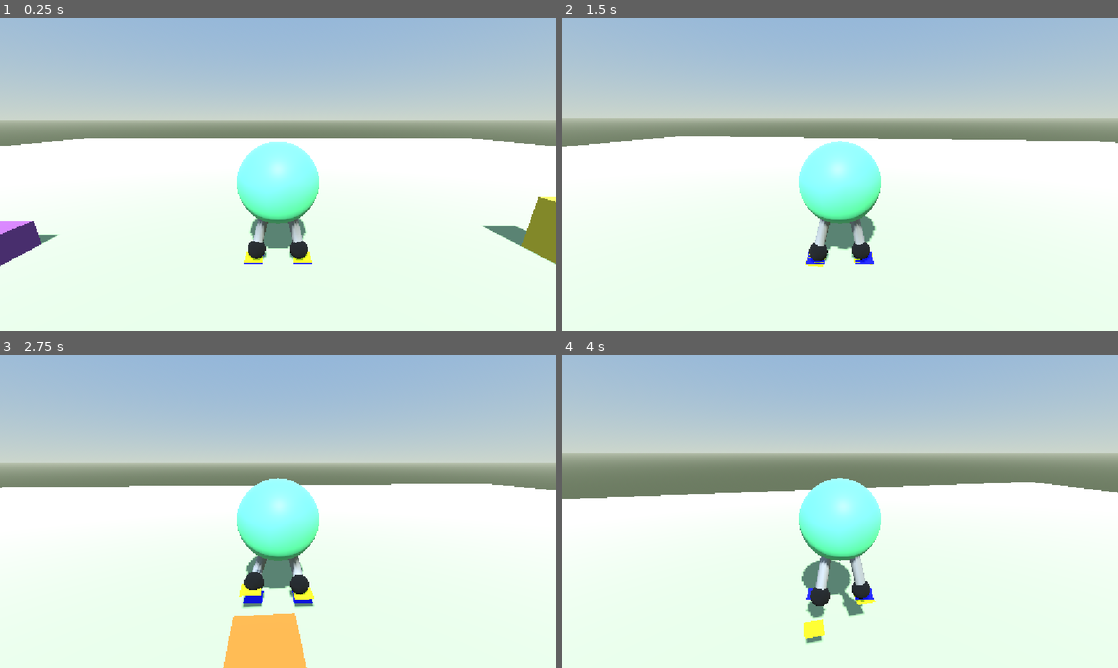
Above: before the commit, frames 1-4 (two rows, left to right).
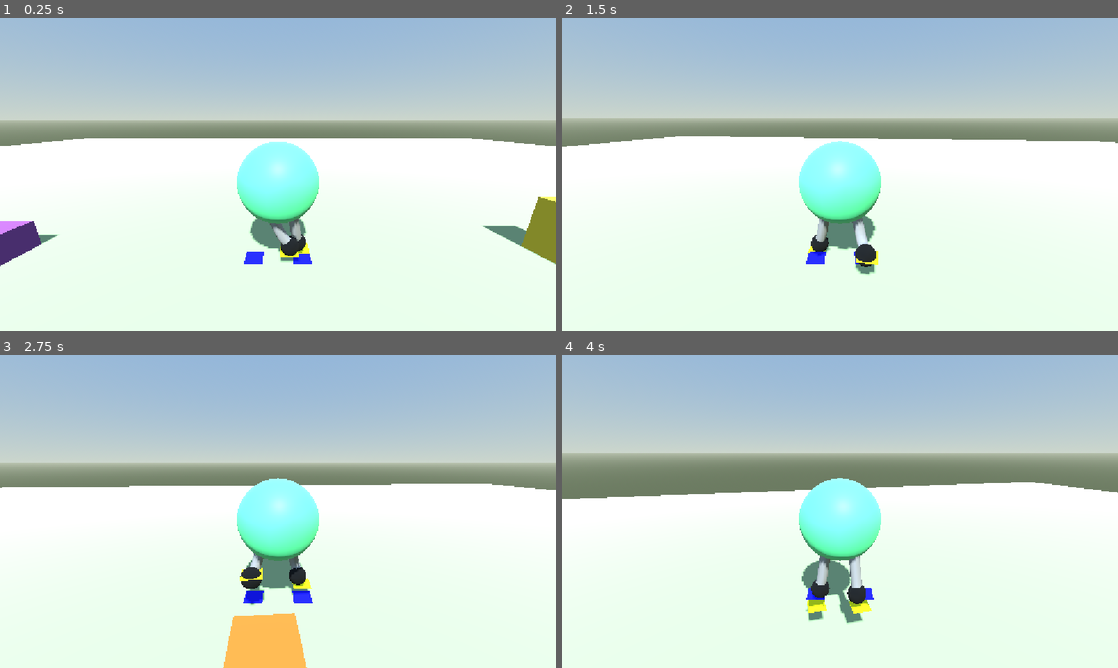
Above: after the commit, the same moments.

Repository: ar-bh/slingshot-boy
Game: Godot game, scene res://player/game.tscn
Two runs of this game, one before a commit and one after it. Both use one fixed random seed, a clock stepped at 60 frames per second and the inputs below.
Inputs (mouse positions are in pixels of both pictures, inside the frame that each line leads up to):
- Up to frame 1 (0.25 s): no input
- Up to frame 2 (1.5 s): tap Enter at 0.5 s; move the mouse to (867, 174) at 0.52 s; hold W (move_forward) from 0.53 s (still down); tap Alt at 0.6 s; tap Space (jump) at 0.77 s; move the mouse to (812, 174) at 1.27 s; tap Shift at 1.35 s
- Up to frame 3 (2.75 s): keep holding W (move_forward); tap Space (jump) at 1.52 s; move the mouse to (289, 505) at 2.02 s; tap Alt at 2.1 s
- Up to frame 4 (4 s): keep holding W (move_forward); move the mouse to (834, 517) at 2.77 s; tap Shift at 2.85 s; tap Space (jump) at 3.02, 3.77 s; move the mouse to (878, 514) at 3.52 s; tap Alt at 3.6 s

The runs differ from the first frame. In frame 1, 0.8% of the frame differs, in the area x 43-57%, y 64-79%; in frame 2, 0.7%; in frame 3, 0.8%; in frame 4, 1.2%, in the area x 43-57%, y 64-93%.

Commit message:
better procanim prototype, short legs

Diff:
--- a/player/legs.gd
+++ b/player/legs.gd
@@ -7,6 +7,13 @@
 
 @export_group("Proc Anim")
 @export var distance_threshold := 1.0
+@export var step_time := 0.2
+@export var step_height := 0.25
+@export var step_reach := 0.45
+
+var _left_tween: Tween
+var _right_tween: Tween
+var _step_left := true
 
 var _thickness_applied := 999.0
 
@@ -41,10 +48,77 @@
 	left_constant_pos = left_constant.global_position
 	right_constant_pos = right_constant.global_position
 
-	if left_constant.global_position.distance_to(left_foot_target.global_position) > distance_threshold:
-		left_foot_target.global_position = left_constant.global_position
-	if right_constant.global_position.distance_to(right_foot_target.global_position) > distance_threshold:
-		right_foot_target.global_position = right_constant.global_position
+	var left_busy := _left_tween != null and _left_tween.is_running()
+	var right_busy := _right_tween != null and _right_tween.is_running()
+	if left_busy or right_busy:
+		return
+
+	var left_due := left_constant.global_position.distance_to(left_foot_target.global_position) > distance_threshold
+	var right_due := right_constant.global_position.distance_to(right_foot_target.global_position) > distance_threshold
+
+	if _step_left and left_due:
+		var from: Vector3 = left_foot_target.global_position
+		var forward := skeleton.global_basis.z
+		forward.y = 0.0
+		forward = forward.normalized()
+		var travel := from.distance_to(left_constant.global_position + forward * step_reach)
+		var lift := step_height * travel / distance_threshold
+		_left_tween = create_tween()
+		_left_tween.tween_method(func(t: float) -> void:
+			var step_forward := skeleton.global_basis.z
+			step_forward.y = 0.0
+			step_forward = step_forward.normalized()
+			var aim := left_constant.global_position + step_forward * step_reach
+			var pos := from.lerp(aim, t)
+			var tuck := sin(t * PI)
+			var hip := skeleton.to_global(_bone_pos("LeftHip"))
+			pos = pos.lerp(Vector3(hip.x, pos.y, hip.z), tuck * 0.35)
+			pos.y += tuck * lift
+			left_foot_target.global_position = pos
+		, 0.0, 1.0, step_time)
+		_step_left = false
+	elif right_due:
+		var from: Vector3 = right_foot_target.global_position
+		var forward := skeleton.global_basis.z
+		forward.y = 0.0
+		forward = forward.normalized()
+		var travel := from.distance_to(right_constant.global_position + forward * step_reach)
+		var lift := step_height * travel / distance_threshold
+		_right_tween = create_tween()
+		_right_tween.tween_method(func(t: float) -> void:
+			var step_forward := skeleton.global_basis.z
+			step_forward.y = 0.0
+			step_forward = step_forward.normalized()
+			var aim := right_constant.global_position + step_forward * step_reach
+			var pos := from.lerp(aim, t)
+			var tuck := sin(t * PI)
+			var hip := skeleton.to_global(_bone_pos("RightHip"))
+			pos = pos.lerp(Vector3(hip.x, pos.y, hip.z), tuck * 0.35)
+			pos.y += tuck * lift
+			right_foot_target.global_position = pos
+		, 0.0, 1.0, step_time)
+		_step_left = true
+	elif left_due:
+		var from: Vector3 = left_foot_target.global_position
+		var forward := skeleton.global_basis.z
+		forward.y = 0.0
+		forward = forward.normalized()
+		var travel := from.distance_to(left_constant.global_position + forward * step_reach)
+		var lift := step_height * travel / distance_threshold
+		_left_tween = create_tween()
+		_left_tween.tween_method(func(t: float) -> void:
+			var step_forward := skeleton.global_basis.z
+			step_forward.y = 0.0
+			step_forward = step_forward.normalized()
+			var aim := left_constant.global_position + step_forward * step_reach
+			var pos := from.lerp(aim, t)
+			var tuck := sin(t * PI)
+			var hip := skeleton.to_global(_bone_pos("LeftHip"))
+			pos = pos.lerp(Vector3(hip.x, pos.y, hip.z), tuck * 0.35)
+			pos.y += tuck * lift
+			left_foot_target.global_position = pos
+		, 0.0, 1.0, step_time)
+		_step_left = false
 
 #region tubes
 func _on_skeleton_updated() -> void:
@@ -53,9 +127,9 @@
 	_set_curve(right_path, "RightHip", "RightKnee", $"../RightShoe/MeshInstance3D")
 
 func _set_curve(path: Path3D, hip_name: String, knee_name: String, shoe: Node3D) -> void:
-	var hip := _bone_pos(hip_name)
+	var hip := _bone_pos(hip_name) + Vector3(0.0, 0.4, 0.0)
 	var knee := _bone_pos(knee_name)
-	var foot := skeleton.to_local(shoe.global_position)
+	var foot := skeleton.to_local(shoe.global_position) + Vector3(0.0, 0.12, 0.0)
 	var control := 2.0 * knee - 0.5 * (hip + foot)
 	var curve := path.curve
 	var steps := 12
--- a/player/slingshot_boy.gd
+++ b/player/slingshot_boy.gd
@@ -11,7 +11,7 @@
 
 @onready var _pivot: Node3D = $CameraPivot
 @onready var _pitch_pivot: Node3D = $CameraPivot/Pitch
-@onready var _model: Node3D = $SlingshotMesh
+@onready var _model: Node3D = $SlingshotBody
 
 
 func _ready() -> void:
--- a/player/slingshot_boy.tscn
+++ b/player/slingshot_boy.tscn
@@ -50,10 +50,10 @@
 [node name="SlingshotBoy" type="CharacterBody3D" unique_id=1205031818]
 script = ExtResource("1_bsi02")
 
-[node name="SlingshotMesh" parent="." unique_id=528869564 instance=ExtResource("2_ekwqv")]
+[node name="SlingshotBody" parent="." unique_id=528869564 instance=ExtResource("2_ekwqv")]
 transform = Transform3D(1, 0, 0, 0, 1, 0, 0, 0, 1, 0, 2.2018938, 0)
 
-[node name="Skeleton" type="Skeleton3D" parent="SlingshotMesh" unique_id=1521935051]
+[node name="Skeleton" type="Skeleton3D" parent="SlingshotBody" unique_id=1521935051]
 bones/0/name = "LeftHip"
 bones/0/parent = -1
 bones/0/rest = Transform3D(1, 0, 0, 0, 1, 0, 0, 0, 1, -0.318997, -0.787567, 0)
@@ -97,32 +97,31 @@
 bones/5/rotation = Quaternion(0, 0, 0, 1)
 bones/5/scale = Vector3(1, 1, 1)
 
-[node name="LeftShoe" type="BoneAttachment3D" parent="SlingshotMesh/Skeleton" unique_id=414329660]
+[node name="LeftShoe" type="BoneAttachment3D" parent="SlingshotBody/Skeleton" unique_id=414329660]
 transform = Transform3D(0.99968845, 0.017115504, 0.01816825, -0.01753038, 0.9995834, 0.02292708, -0.017768275, -0.023238428, 0.99957204, -0.658, -2.202, 0.018999994)
 bone_name = "LeftFoot"
 bone_idx = 2
 
-[node name="MeshInstance3D" type="MeshInstance3D" parent="SlingshotMesh/Skeleton/LeftShoe" unique_id=672473948]
+[node name="MeshInstance3D" type="MeshInstance3D" parent="SlingshotBody/Skeleton/LeftShoe" unique_id=672473948]
 transform = Transform3D(1, 0, 0, 0, 1, 0, 0, 0, 1, 0.07975447, 0.22957239, 0.04510027)
 mesh = SubResource("SphereMesh_mn11d")
 
-[node name="RightShoe" type="BoneAttachment3D" parent="SlingshotMesh/Skeleton" unique_id=1230204842]
+[node name="RightShoe" type="BoneAttachment3D" parent="SlingshotBody/Skeleton" unique_id=1230204842]
 transform = Transform3D(0.9996319, -0.019797303, -0.018550536, 0.020249665, 0.99949414, 0.02452334, 0.018055659, -0.024889953, 0.99952716, 0.65800005, -2.2019997, 0.019000001)
 bone_name = "RightFoot"
 bone_idx = 5
 
-[node name="MeshInstance3D" type="MeshInstance3D" parent="SlingshotMesh/Skeleton/RightShoe" unique_id=1662645825]
+[node name="MeshInstance3D" type="MeshInstance3D" parent="SlingshotBody/Skeleton/RightShoe" unique_id=1662645825]
 transform = Transform3D(1, 0, 0, 0, 1, 0, 0, 0, 1, -0.0655607, 0.22957239, 0.04510027)
 mesh = SubResource("SphereMesh_mn11d")
 
-[node name="Legs" type="Node3D" parent="SlingshotMesh/Skeleton" unique_id=242506008]
+[node name="Legs" type="Node3D" parent="SlingshotBody/Skeleton" unique_id=242506008]
 script = ExtResource("3_ekwqv")
-distance_threshold = null
-
-[node name="LeftPath" type="Path3D" parent="SlingshotMesh/Skeleton/Legs" unique_id=1819692393]
+
+[node name="LeftPath" type="Path3D" parent="SlingshotBody/Skeleton/Legs" unique_id=1819692393]
 curve = SubResource("Curve3D_mn11d")
 
-[node name="LeftTube" type="CSGPolygon3D" parent="SlingshotMesh/Skeleton/Legs" unique_id=206732160]
+[node name="LeftTube" type="CSGPolygon3D" parent="SlingshotBody/Skeleton/Legs" unique_id=206732160]
 polygon = PackedVector2Array(-0.14, 0, -0.11326238, -0.082289934, -0.04326238, -0.13314791, 0.04326238, -0.13314791, 0.11326238, -0.082289934, 0.14, -1.7145055e-17, 0.11326238, 0.082289934, 0.04326238, 0.13314791, -0.04326238, 0.13314791, -0.11326238, 0.082289934)
 mode = 2
 path_node = NodePath("../LeftPath")
@@ -137,10 +136,10 @@
 path_joined = false
 smooth_faces = true
 
-[node name="RightPath" type="Path3D" parent="SlingshotMesh/Skeleton/Legs" unique_id=1191380071]
+[node name="RightPath" type="Path3D" parent="SlingshotBody/Skeleton/Legs" unique_id=1191380071]
 curve = SubResource("Curve3D_ekwqv")
 
-[node name="RightTube" type="CSGPolygon3D" parent="SlingshotMesh/Skeleton/Legs" unique_id=62345679]
+[node name="RightTube" type="CSGPolygon3D" parent="SlingshotBody/Skeleton/Legs" unique_id=62345679]
 polygon = PackedVector2Array(-0.14, 0, -0.11326238, -0.082289934, -0.04326238, -0.13314791, 0.04326238, -0.13314791, 0.11326238, -0.082289934, 0.14, -1.7145055e-17, 0.11326238, 0.082289934, 0.04326238, 0.13314791, -0.04326238, 0.13314791, -0.11326238, 0.082289934)
 mode = 2
 path_node = NodePath("../RightPath")
@@ -155,27 +154,27 @@
 path_joined = false
 smooth_faces = true
 
-[node name="LeftFootTarget" type="Marker3D" parent="SlingshotMesh/Skeleton" unique_id=955091862]
+[node name="LeftFootTarget" type="Marker3D" parent="SlingshotBody/Skeleton" unique_id=955091862]
 unique_name_in_owner = true
 transform = Transform3D(1, 0, 0, 0, 1, 0, 0, 0, 1, -0.658, -2.202, 0.019)
 
-[node name="MeshInstance3D" type="MeshInstance3D" parent="SlingshotMesh/Skeleton/LeftFootTarget" unique_id=55582352]
+[node name="MeshInstance3D" type="MeshInstance3D" parent="SlingshotBody/Skeleton/LeftFootTarget" unique_id=55582352]
 mesh = SubResource("PlaneMesh_wqx6k")
 
-[node name="LeftPole" type="Marker3D" parent="SlingshotMesh/Skeleton" unique_id=2013079355]
+[node name="LeftPole" type="Marker3D" parent="SlingshotBody/Skeleton" unique_id=2013079355]
 transform = Transform3D(1, 0, 0, 0, 1, 0, 0, 0, 1, -0.47, -1.47, 1)
 
-[node name="RightFootTarget" type="Marker3D" parent="SlingshotMesh/Skeleton" unique_id=728896682]
+[node name="RightFootTarget" type="Marker3D" parent="SlingshotBody/Skeleton" unique_id=728896682]
 unique_name_in_owner = true
 transform = Transform3D(1, 0, 0, 0, 1, 0, 0, 0, 1, 0.658, -2.202, 0.019)
 
-[node name="MeshInstance3D" type="MeshInstance3D" parent="SlingshotMesh/Skeleton/RightFootTarget" unique_id=531461323]
+[node name="MeshInstance3D" type="MeshInstance3D" parent="SlingshotBody/Skeleton/RightFootTarget" unique_id=531461323]
 mesh = SubResource("PlaneMesh_wqx6k")
 
-[node name="RightPole" type="Marker3D" parent="SlingshotMesh/Skeleton" unique_id=927891429]
+[node name="RightPole" type="Marker3D" parent="SlingshotBody/Skeleton" unique_id=927891429]
 transform = Transform3D(1, 0, 0, 0, 1, 0, 0, 0, 1, 0.47, -1.47, 1)
 
-[node name="TwoBoneIK3D" type="TwoBoneIK3D" parent="SlingshotMesh/Skeleton" unique_id=1317250311]
+[node name="TwoBoneIK3D" type="TwoBoneIK3D" parent="SlingshotBody/Skeleton" unique_id=1317250311]
 setting_count = 2
 settings/0/target_node = NodePath("../LeftFootTarget")
 settings/0/pole_node = NodePath("../LeftPole")
@@ -200,18 +199,18 @@
 settings/1/use_virtual_end = false
 settings/1/extend_end_bone = false
 
-[node name="LeftConstant" type="Marker3D" parent="SlingshotMesh/Skeleton" unique_id=1607106341]
+[node name="LeftConstant" type="Marker3D" parent="SlingshotBody/Skeleton" unique_id=1607106341]
 unique_name_in_owner = true
 transform = Transform3D(1, 0, 0, 0, 1, 0, 0, 0, 1, -0.658, -2.202, 0.019)
 
-[node name="MeshInstance3D" type="MeshInstance3D" parent="SlingshotMesh/Skeleton/LeftConstant" unique_id=1109798055]
+[node name="MeshInstance3D" type="MeshInstance3D" parent="SlingshotBody/Skeleton/LeftConstant" unique_id=1109798055]
 mesh = SubResource("PlaneMesh_iemch")
 
-[node name="RightConstant" type="Marker3D" parent="SlingshotMesh/Skeleton" unique_id=956276769]
+[node name="RightConstant" type="Marker3D" parent="SlingshotBody/Skeleton" unique_id=956276769]
 unique_name_in_owner = true
 transform = Transform3D(1, 0, 0, 0, 1, 0, 0, 0, 1, 0.658, -2.202, 0.019)
 
-[node name="MeshInstance3D" type="MeshInstance3D" parent="SlingshotMesh/Skeleton/RightConstant" unique_id=1249230702]
+[node name="MeshInstance3D" type="MeshInstance3D" parent="SlingshotBody/Skeleton/RightConstant" unique_id=1249230702]
 mesh = SubResource("PlaneMesh_iemch")
 
 [node name="Hitbox" type="CollisionShape3D" parent="." unique_id=951370208]
